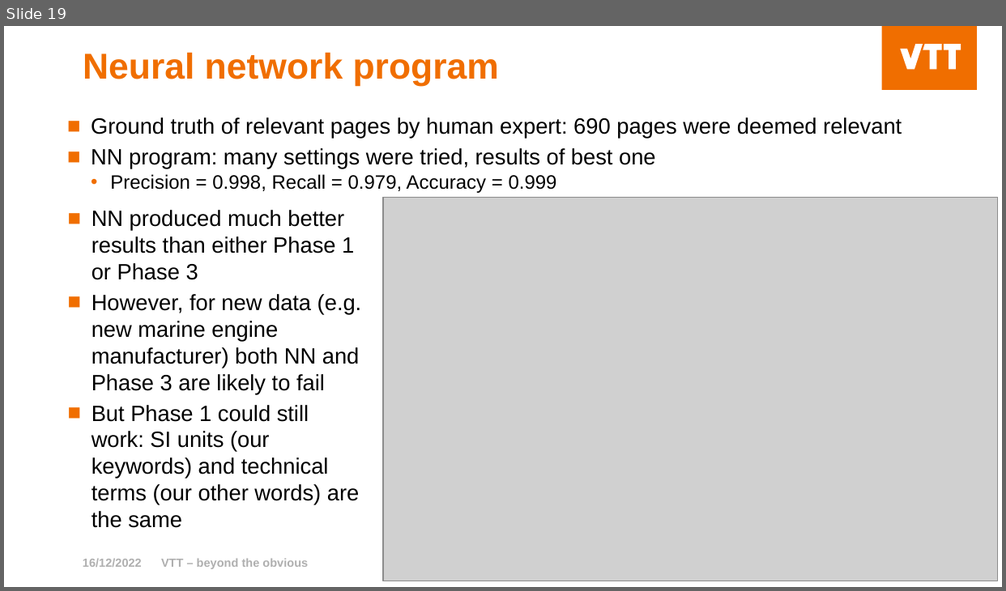
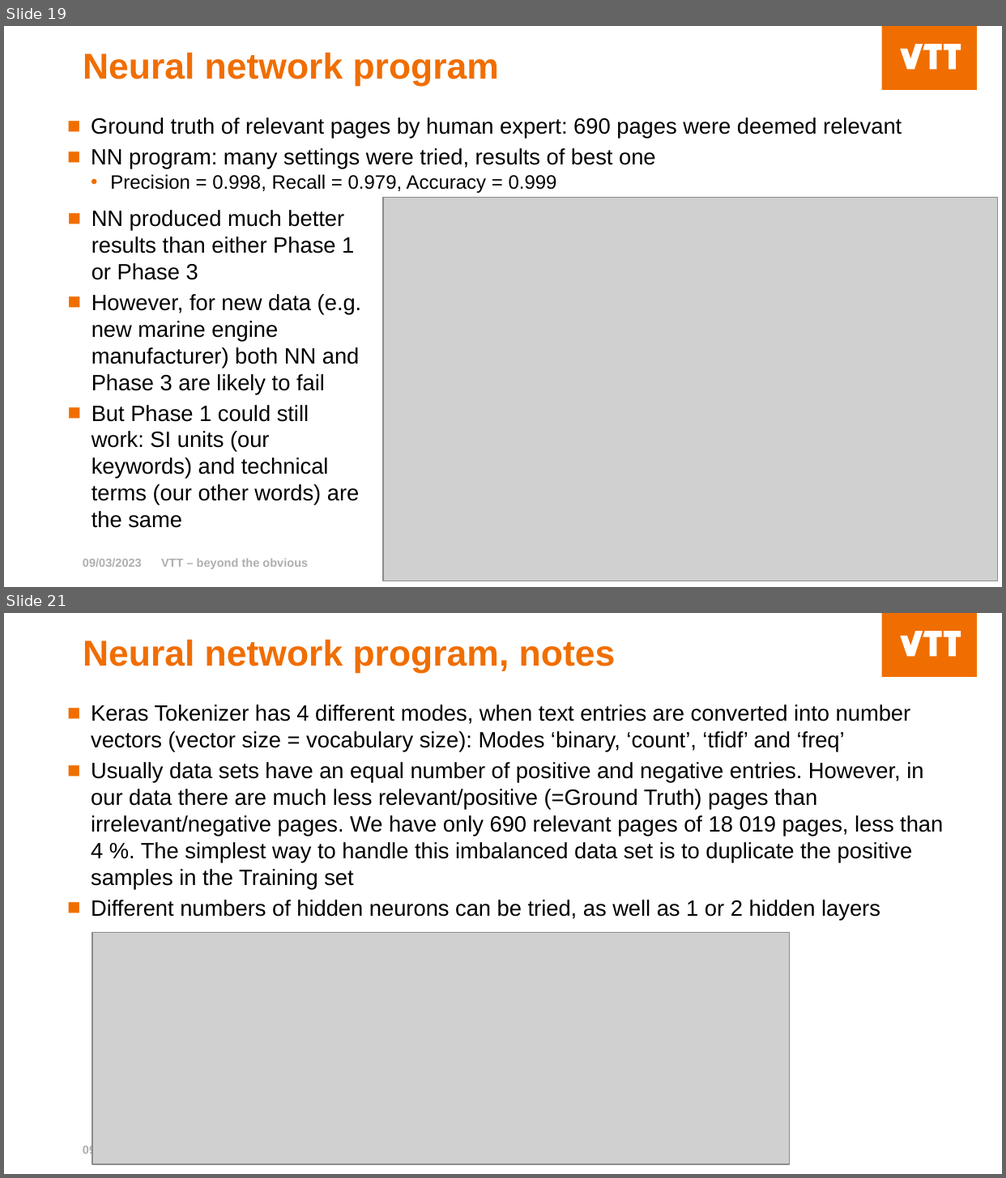
Before and after one commit to VesselAI/vesselai-info-extract, a slide deck: VesselAI_InfoExtract_UserGuide.pptx. Shown one above the other, each under a label of ours: slide 19 before the commit, slides 19 and 21 after it; the slides between them are not shown. The pictures are 1006x591 and 1006x1178 pixels, drawn with LibreOffice and Linux fonts; fonts in the diff are those of the drawing; grey boxes stand for pictures. Boxes give left, top, right and bottom in pixels: in the first picture for what was removed or moved away, otherwise in the second. Text is boxed around its words. In the diff, an @@ line names an element or a change of style, - is before the commit and + after.

```diff
--- a/VesselAI_InfoExtract_UserGuide.pptx
+++ b/VesselAI_InfoExtract_UserGuide.pptx
@@ slide 21 added at (x1=4, y1=613, x2=1002, y2=1174), background #FFFFFF; not listed: 4 template elements that a slide beside it also shows @@
@@ title added at (x1=83, y1=639, x2=616, y2=673), 26 pt, text #F06E00, bold @@
+Neural network program, notes
@@ text added at (x1=91, y1=705, x2=943, y2=920), 16 pt, text #000000 @@
+■ Keras Tokenizer has 4 different modes, when text entries are converted into number vectors (vector size = vocabulary size): Modes ‘binary, ‘count’, ‘tfidf’ and ‘freq’
+■ Usually data sets have an equal number of positive and negative entries. However, in our data there are much less relevant/positive (=Ground Truth) pages than irrelevant/negative pages. We have only 690 relevant pages of 18 019 pages, less than 4 %. The simplest way to handle this imbalanced data set is to duplicate the positive samples in the Training set
+■ Different numbers of hidden neurons can be tried, as well as 1 or 2 hidden layers
@@ picture added at (x1=91, y1=932, x2=790, y2=1165) @@
@@ text added at (x1=83, y1=1144, x2=142, y2=1157), 8.5 pt, text #AFAFAF, bold @@
+09/03/2023
@@ slide 19 changed as well @@
@@ text at (x1=83, y1=558, x2=142, y2=567): text changed @@
-16/12/2022
+09/03/2023
```
Also in this commit, not shown: 21 other slides changed, 1 other slide added, 1 other file.
